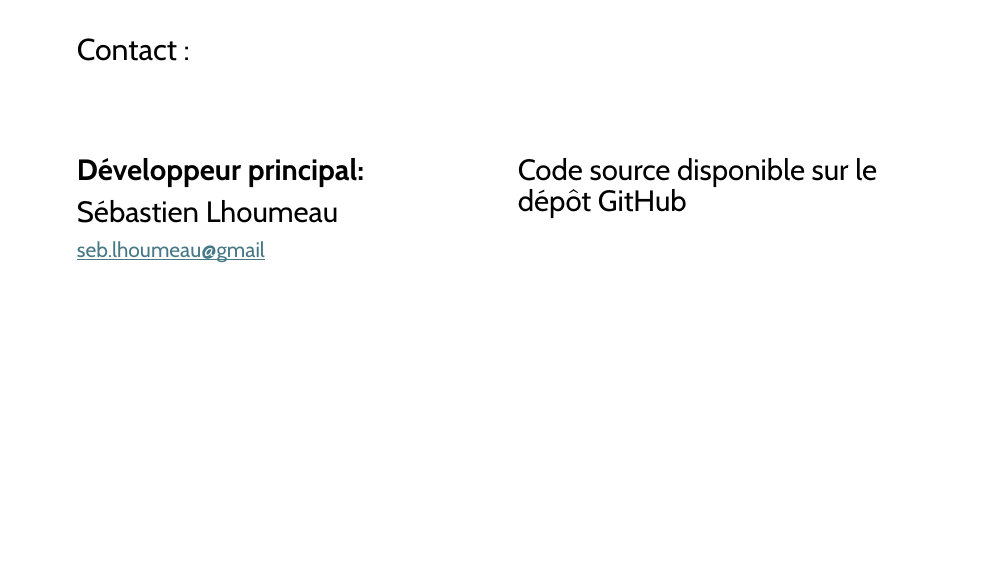
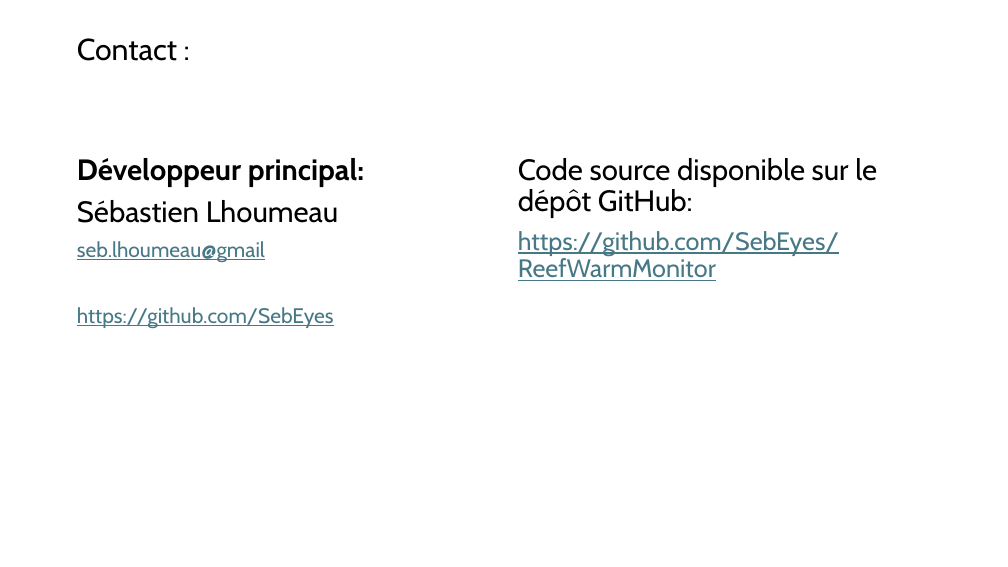
Before and after one commit to SebEyes/ReefWarmMonitor, a slide deck: slide 8 of docs/UX_explication.pptx. Drawn at 1008x567 pixels with LibreOffice and Linux fonts; fonts in the diff are those of the drawing. Boxes give left, top, right and bottom in pixels: in the first picture for what was removed or moved away, otherwise in the second. Text is boxed around its words. In the diff, an @@ line names an element or a change of style, - is before the commit and + after.

Commit message:
Update Github repo link

```diff
--- a/docs/UX_explication.pptx
+++ b/docs/UX_explication.pptx
@@ text at (518, 158, 877, 281): text changed; size 28 to 24 pt; text colour #000000 to #467886 @@
-Code source disponible sur le dépôt GitHub
+Code source disponible sur le dépôt GitHub:
+https://github.com/SebEyes/ReefWarmMonitor
@@ text at (77, 307, 334, 328): paragraph added @@
+https://github.com/SebEyes
```
